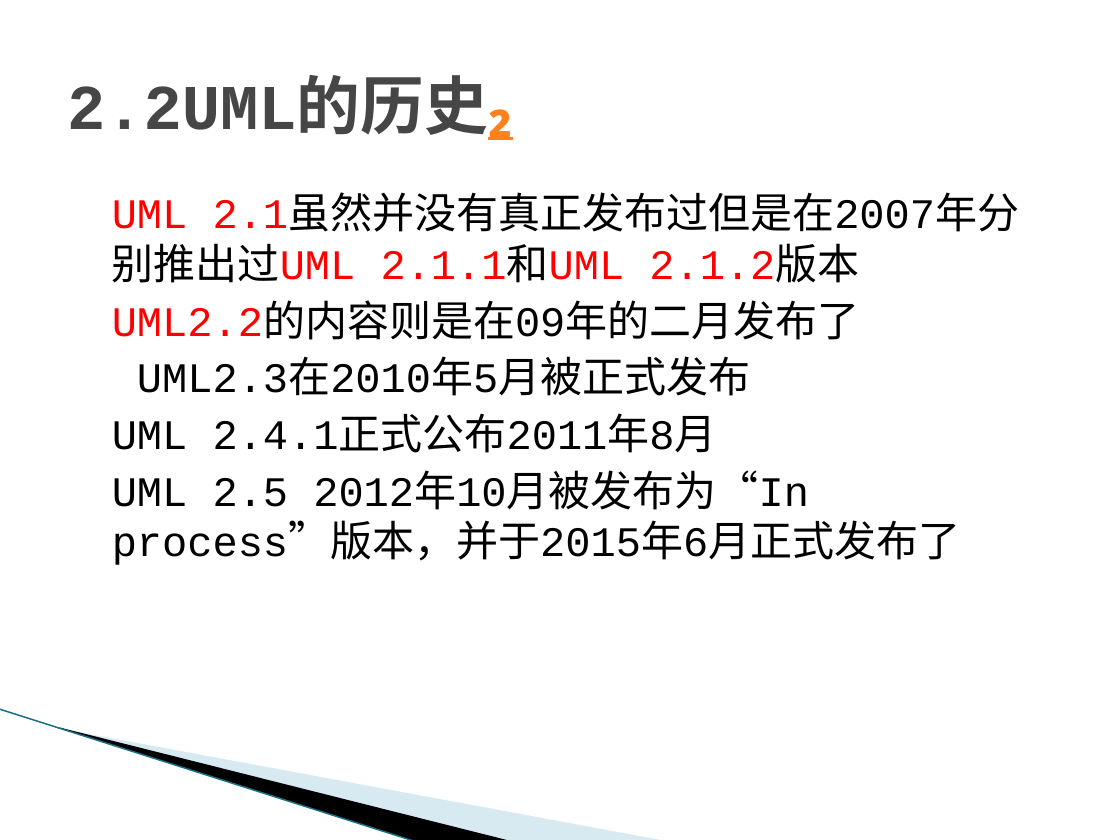
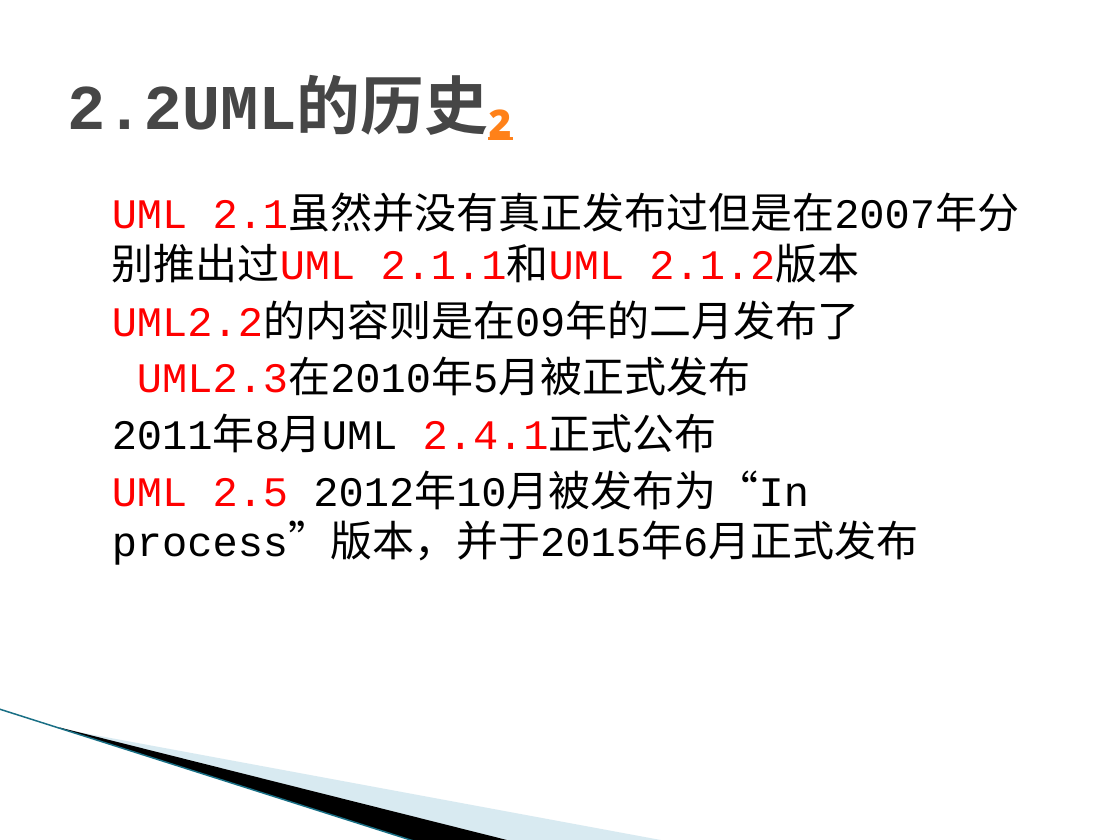
Before and after one commit to tzy502/G16, a slide deck: slide 13 of UML/UML概述-G16.pptx. Drawn at 1120x840 pixels with LibreOffice and Linux fonts; fonts in the diff are those of the drawing; background and template pictures are left out. Boxes give left, top, right and bottom in pixels: in the first picture for what was removed or moved away, otherwise in the second. Text is boxed around its words. In the diff, an @@ line names an element or a change of style, - is before the commit and + after.

```diff
--- a/UML/UML概述-G16.pptx
+++ b/UML/UML概述-G16.pptx
@@ text at [137, 362, 750, 396]: text colour #000000 to #FF0000 in "UML2.3在2010年5月被正式发布" @@
@@ text at [112, 418, 918, 565]: text changed @@
-UML 2.4.1正式公布2011年8月
-UML 2.5 2012年10月被发布为“In process”版本，并于2015年6月正式发布了
+2011年8月UML 2.4.1正式公布
+UML 2.5 2012年10月被发布为“In process”版本，并于2015年6月正式发布
```
Also in this commit, not shown: 5 other slides changed, 2 other files.
